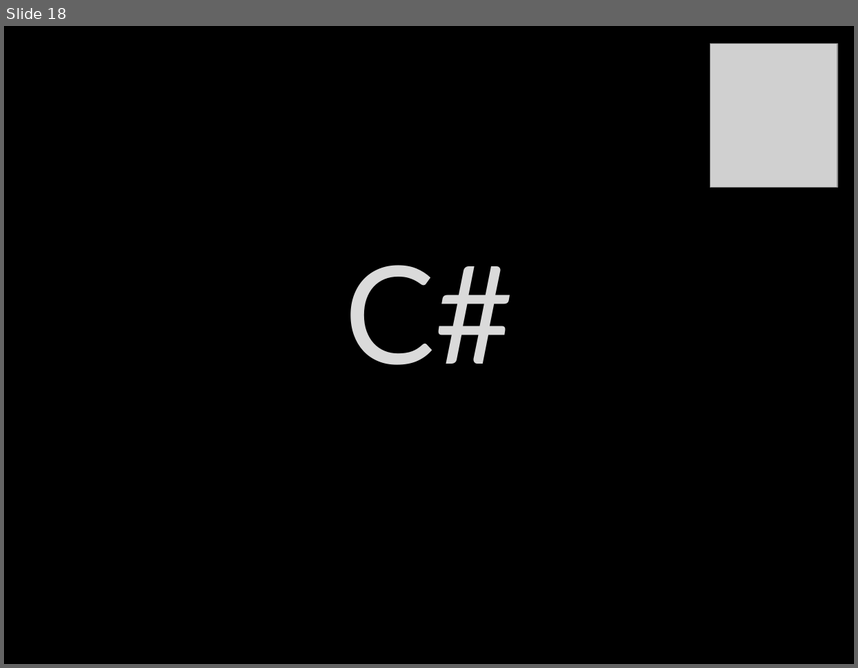
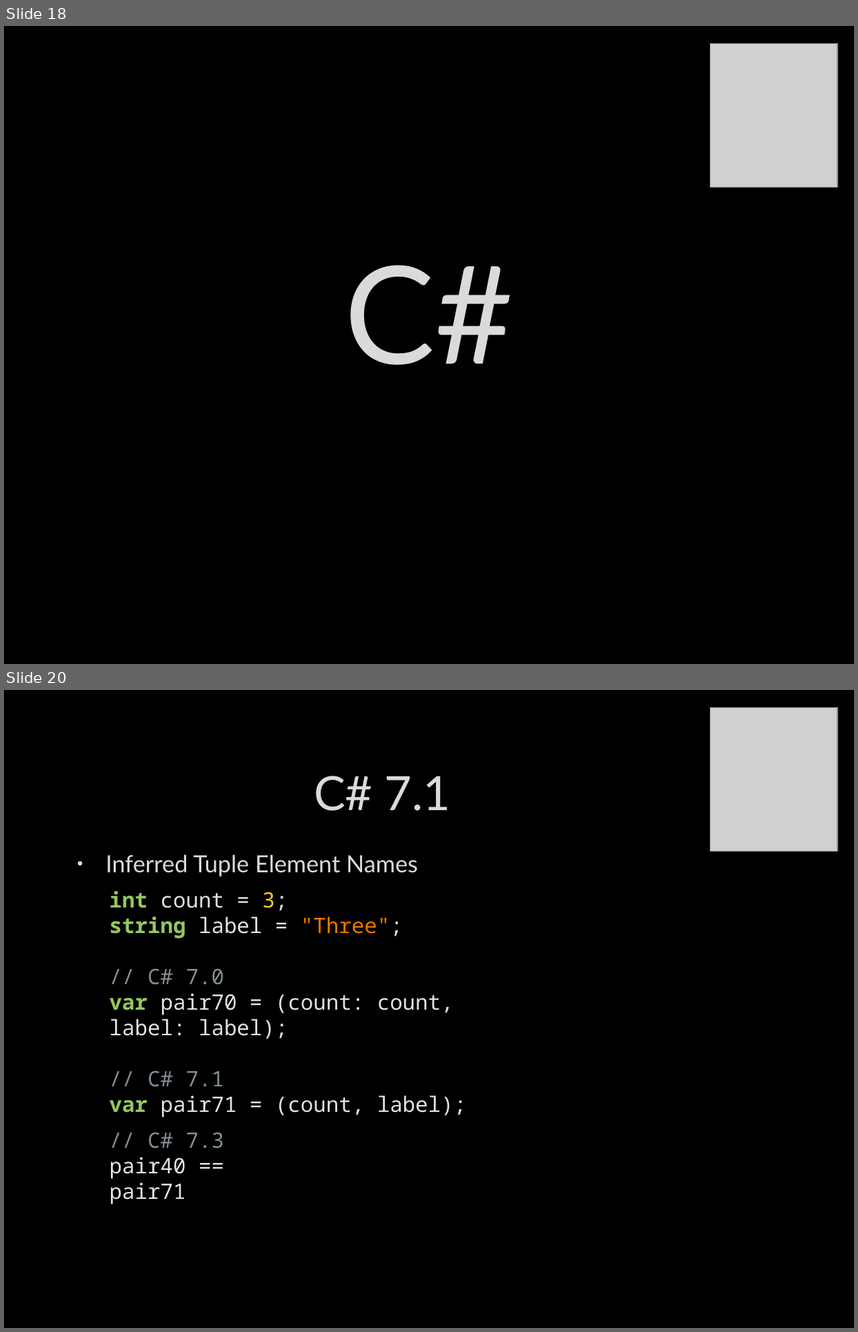
Before and after one commit to itenium-be/CSharp-JavaScript-New-Features, a slide deck: Slides.pptx. Shown one above the other, each under a label of ours: slide 18 before the commit, slides 18 and 20 after it; the slides between them are not shown. The pictures are 858x668 and 858x1332 pixels, drawn with LibreOffice and Linux fonts; fonts in the diff are those of the drawing; grey boxes stand for pictures; background and template pictures are left out. Boxes give left, top, right and bottom in pixels: in the first picture for what was removed or moved away, otherwise in the second. Text is boxed around its words. In the diff, an @@ line names an element or a change of style, - is before the commit and + after.

```diff
--- a/Slides.pptx
+++ b/Slides.pptx
@@ slide 20 added at (4,690,854,1328), background picture (left out) @@
@@ picture added at (711,708,838,851) @@
@@ title added at (314,776,450,811), 40 pt, text #DADADA @@
+C# 7.1
@@ text added at (105,854,418,876), 20 pt, text #DADADA @@
+• Inferred Tuple Element Names
@@ text added at (110,891,466,1117), 18 pt, text #E0E2E4 @@
+int count = 3;
+string label = "Three";
+// C# 7.0
+var pair70 = (count: count, label: label);
+// C# 7.1
+var pair71 = (count, label);
@@ text added at (110,1132,224,1204), 18 pt, text #E0E2E4 @@
+// C# 7.3
+pair40 == pair71
```
Also in this commit, not shown: 2 slides changed, 15 other slides added, 2 slides removed, 4 other files.
